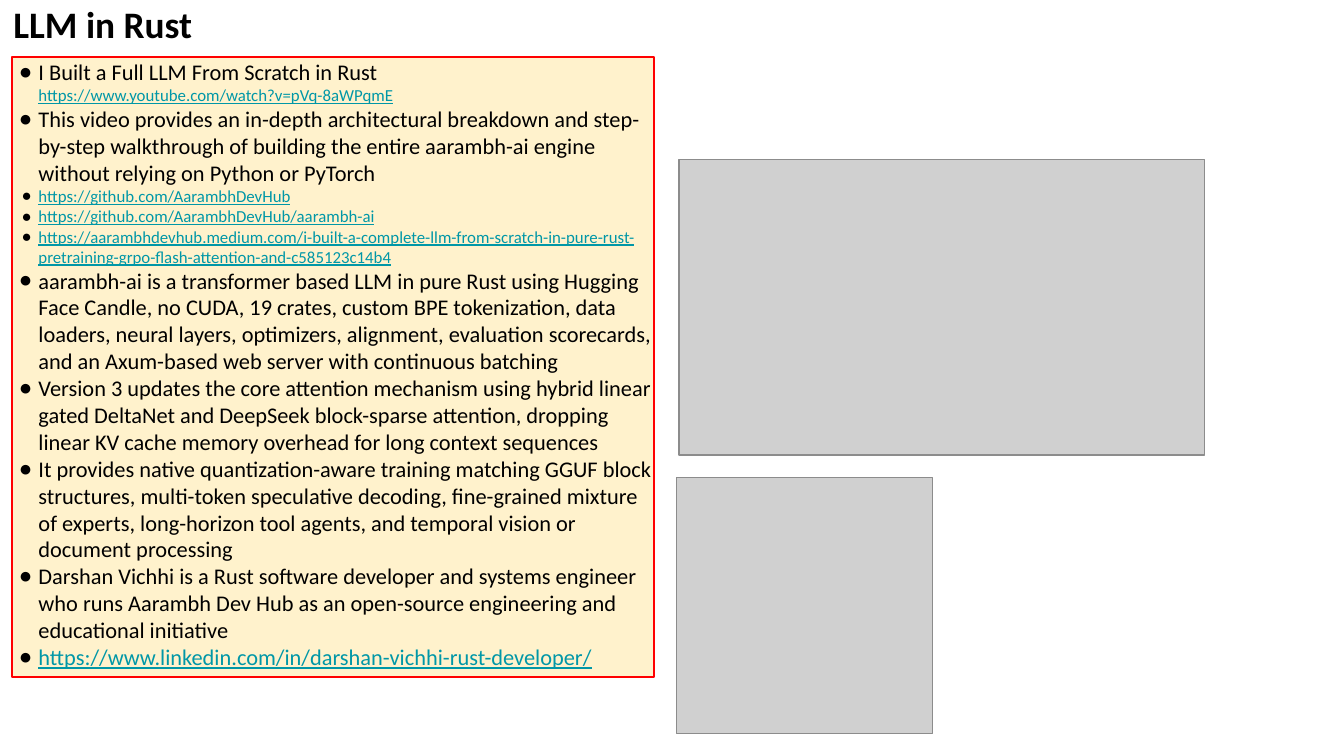
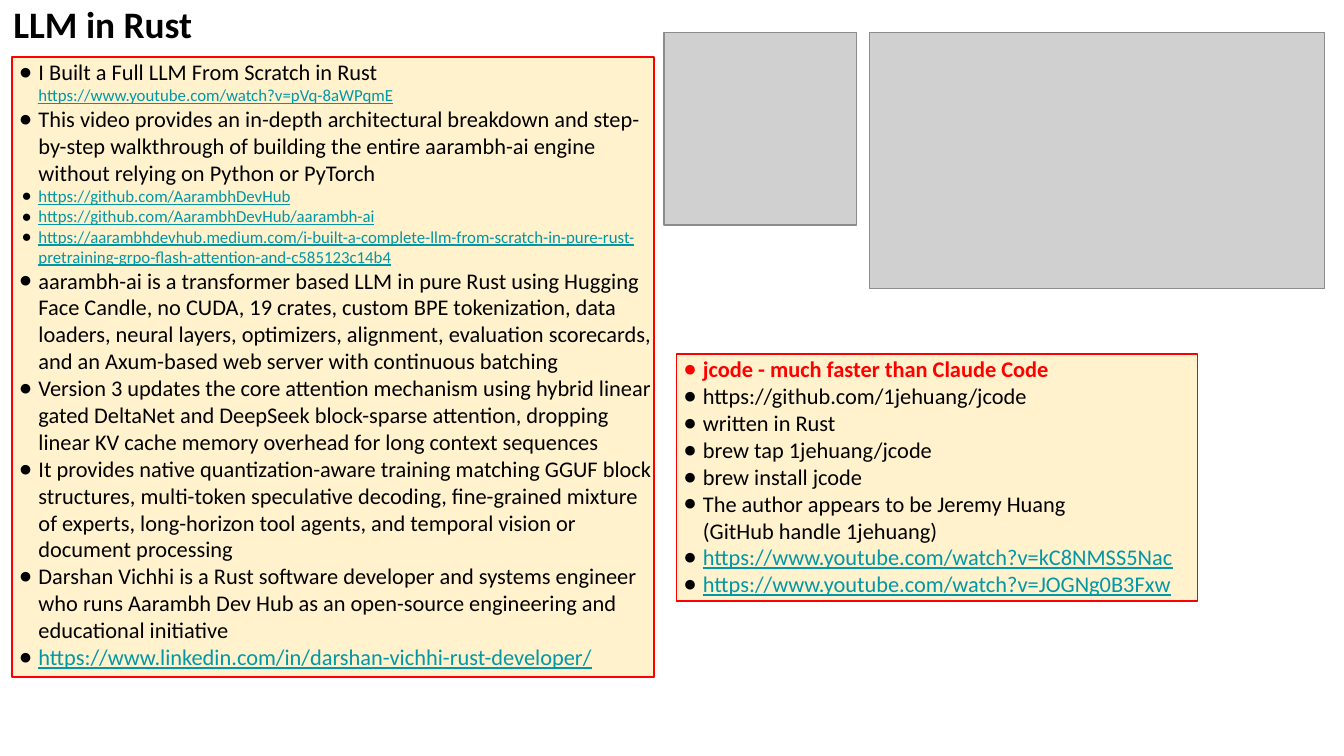
Before and after one commit to lselector/seminar, a slide deck: slide 22 of 2026/2026-07-31-AI-Updates.pptx (slide 20 before the commit). Drawn at 1344x756 pixels with LibreOffice and Linux fonts; fonts in the diff are those of the drawing; grey boxes stand for pictures. Boxes give left, top, right and bottom in pixels: in the first picture for what was removed or moved away, otherwise in the second. Text is boxed around its words. In the diff, an @@ line names an element or a change of style, - is before the commit and + after.

Commit message:
update

```diff
--- a/2026/2026-07-31-AI-Updates.pptx
+++ b/2026/2026-07-31-AI-Updates.pptx
@@ picture added at (664,32,856,224) @@
@@ picture added at (870,32,1325,289) @@
@@ picture removed at (679,160,1204,456) @@
@@ rectangle added at (676,353,1198,601), fill #FFF2CC, outline #FF0000 0.75 pt, 12 pt, text #000000 @@
+● jcode - much faster than Claude Code
+● https://github.com/1jehuang/jcode
+● written in Rust
+● brew tap 1jehuang/jcode
+● brew install jcode
+● The author appears to be Jeremy Huang
+  (GitHub handle 1jehuang)
+● https://www.youtube.com/watch?v=kC8NMSS5Nac
+● https://www.youtube.com/watch?v=JOGNg0B3Fxw
@@ picture removed at (676,477,933,734) @@
```
Also in this commit, not shown: 3 other slides changed, 2 slides added.
